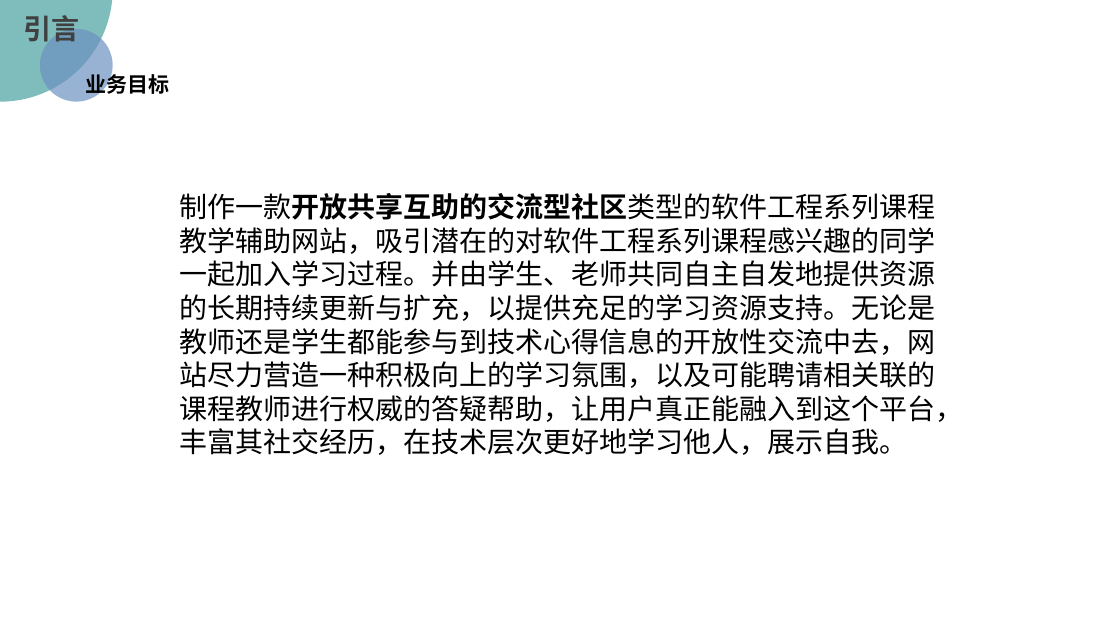
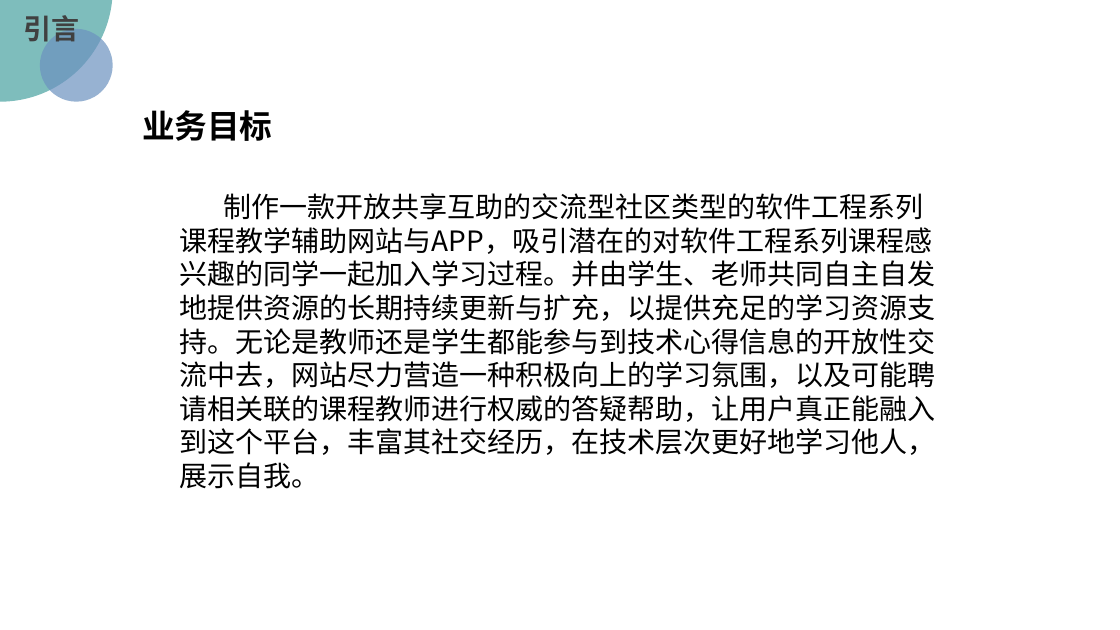
Before and after one commit to PRD2018/PRD2018-G15, a slide deck: slide 10 of 受控文档/01-需求工程项目计划/[PRD-15]需求工程项目计划.pptx (slide 7 before the commit). Drawn at 1120x630 pixels with LibreOffice and Linux fonts; fonts in the diff are those of the drawing; background and template pictures are left out. Boxes give left, top, right and bottom in pixels: in the first picture for what was removed or moved away, otherwise in the second. Text is boxed around its words. In the diff, an @@ line names an element or a change of style, - is before the commit and + after.

Commit message:
2018-11-2
更新 需求工程项目计划PPT

```diff
--- a/受控文档/01-需求工程项目计划/[PRD-15]需求工程项目计划.pptx
+++ b/受控文档/01-需求工程项目计划/[PRD-15]需求工程项目计划.pptx
@@ text "业务目标": place and size @@
-text "业务目标" at [85, 71, 169, 97]
+text "业务目标" at [142, 110, 273, 141]
@@ text "业务目标" at [142, 110, 273, 141]: size 18 to 28 pt @@
@@ text at [180, 193, 936, 489]: text changed @@
-制作一款开放共享互助的交流型社区类型的软件工程系列课程教学辅助网站，吸引潜在的对软件工程系列课程感兴趣的同学一起加入学习过程。并由学生、老师共同自主自发地提供资源的长期持续更新与扩充，以提供充足的学习资源支持。无论是教师还是学生都能参与到技术心得信息的开放性交流中去，网站尽力营造一种积极向上的学习氛围，以及可能聘请相关联的课程教师进行权威的答疑帮助，让用户真正能融入到这个平台，丰富其社交经历，在技术层次更好地学习他人，展示自我。
+制作一款开放共享互助的交流型社区类型的软件工程系列课程教学辅助网站与APP，吸引潜在的对软件工程系列课程感兴趣的同学一起加入学习过程。并由学生、老师共同自主自发地提供资源的长期持续更新与扩充，以提供充足的学习资源支持。无论是教师还是学生都能参与到技术心得信息的开放性交流中去，网站尽力营造一种积极向上的学习氛围，以及可能聘请相关联的课程教师进行权威的答疑帮助，让用户真正能融入到这个平台，丰富其社交经历，在技术层次更好地学习他人，展示自我。
```
Also in this commit, not shown: 40 other slides changed, 5 slides added, 4 slides removed.
